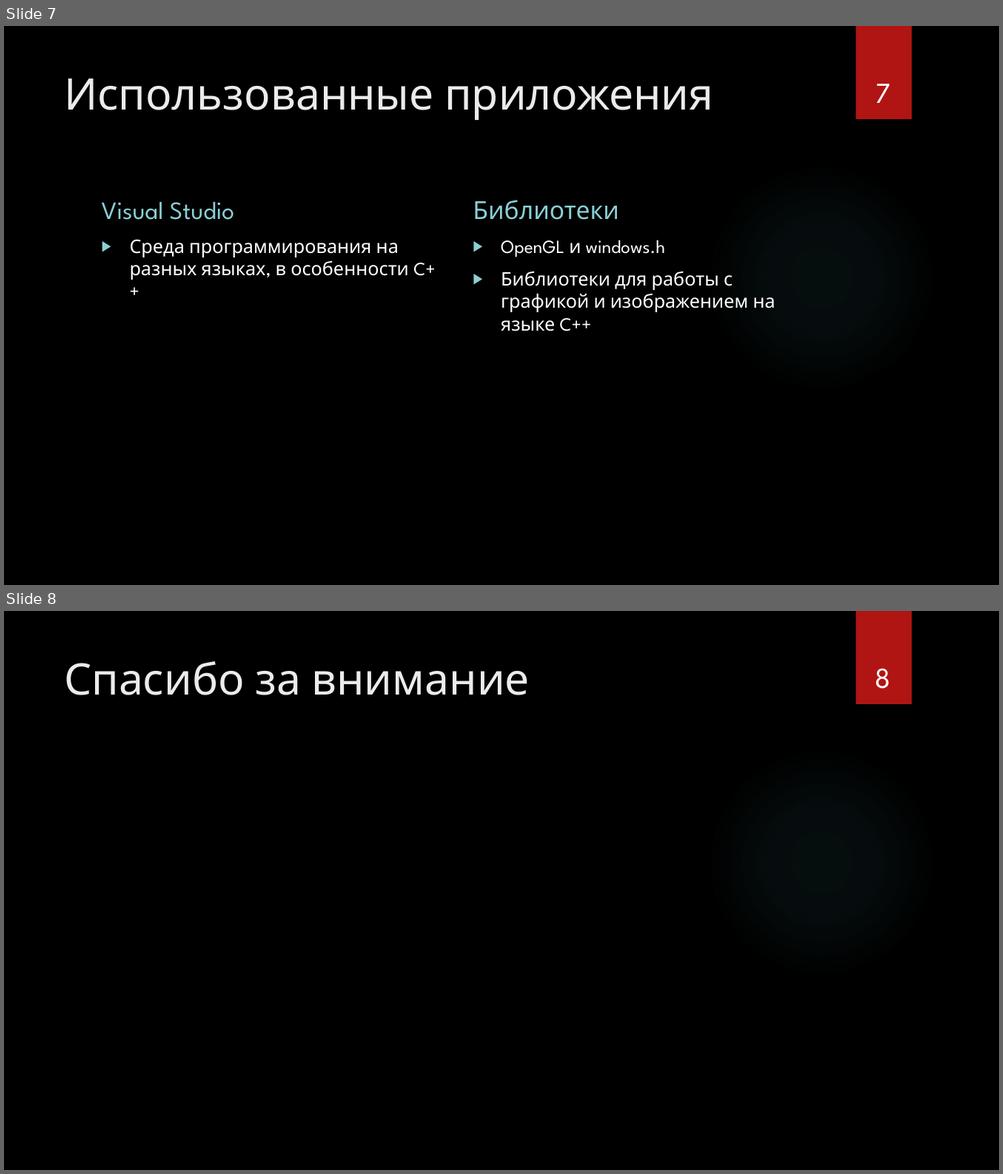
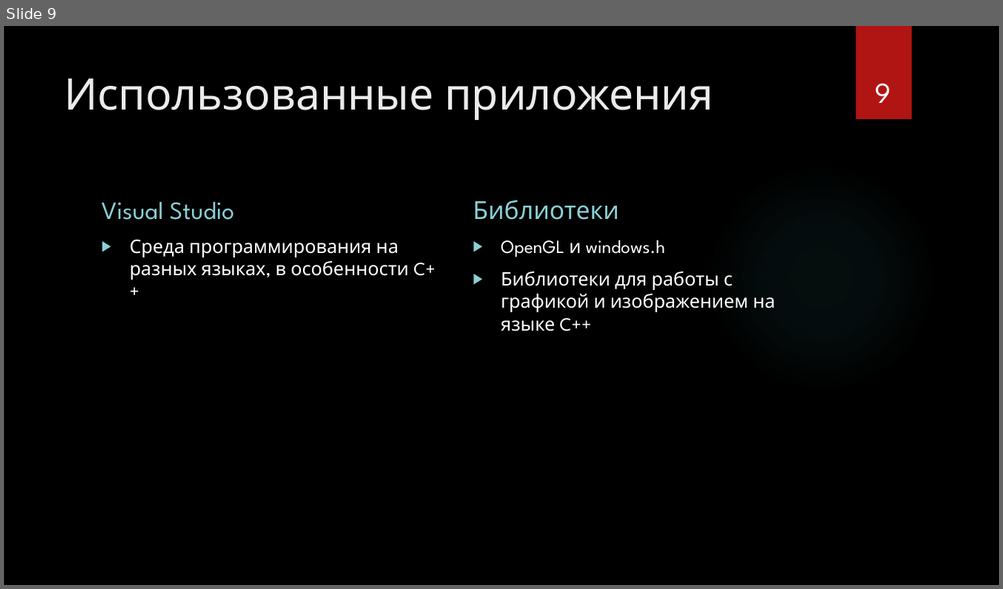
Before and after one commit to ArtemHollow/JustAnotherSchoolProject, a slide deck: Презентация 8.pptx. Shown one above the other, each under a label of ours: slides 7 and 8 before the commit, slide 9 after it. The pictures are 1003x1174 and 1003x589 pixels, drawn with LibreOffice and Linux fonts; fonts in the diff are those of the drawing; background and template pictures are left out. Boxes give left, top, right and bottom in pixels: in the first picture for what was removed or moved away, otherwise in the second. Text is boxed around its words. In the diff, an @@ line names an element or a change of style, - is before the commit and + after.

```diff
--- a/Презентация 8.pptx
+++ b/Презентация 8.pptx
@@ slide 8 removed at bbox=[4, 611, 999, 1170], background picture (left out); not listed: 2 template elements that a slide beside it also shows @@
@@ title removed at bbox=[64, 661, 529, 695] @@
-Спасибо за внимание
@@ page number removed at bbox=[875, 668, 891, 689] @@
-8
@@ what was slide 7 is now slide 9 @@
@@ page number at bbox=[875, 83, 891, 103]: text changed @@
-7
+9
```
Also in this commit, not shown: 4 slides changed, 2 slides added.
